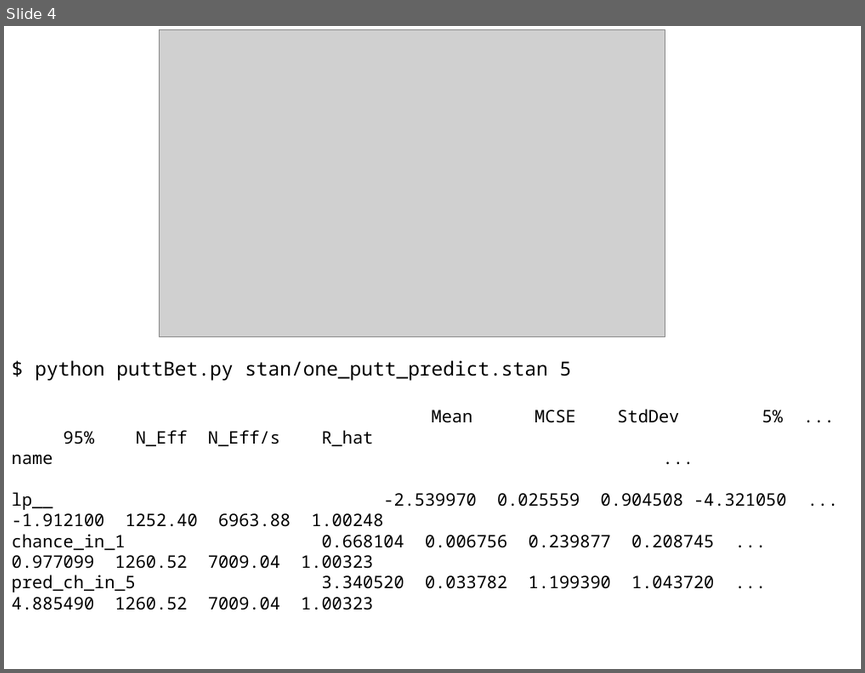
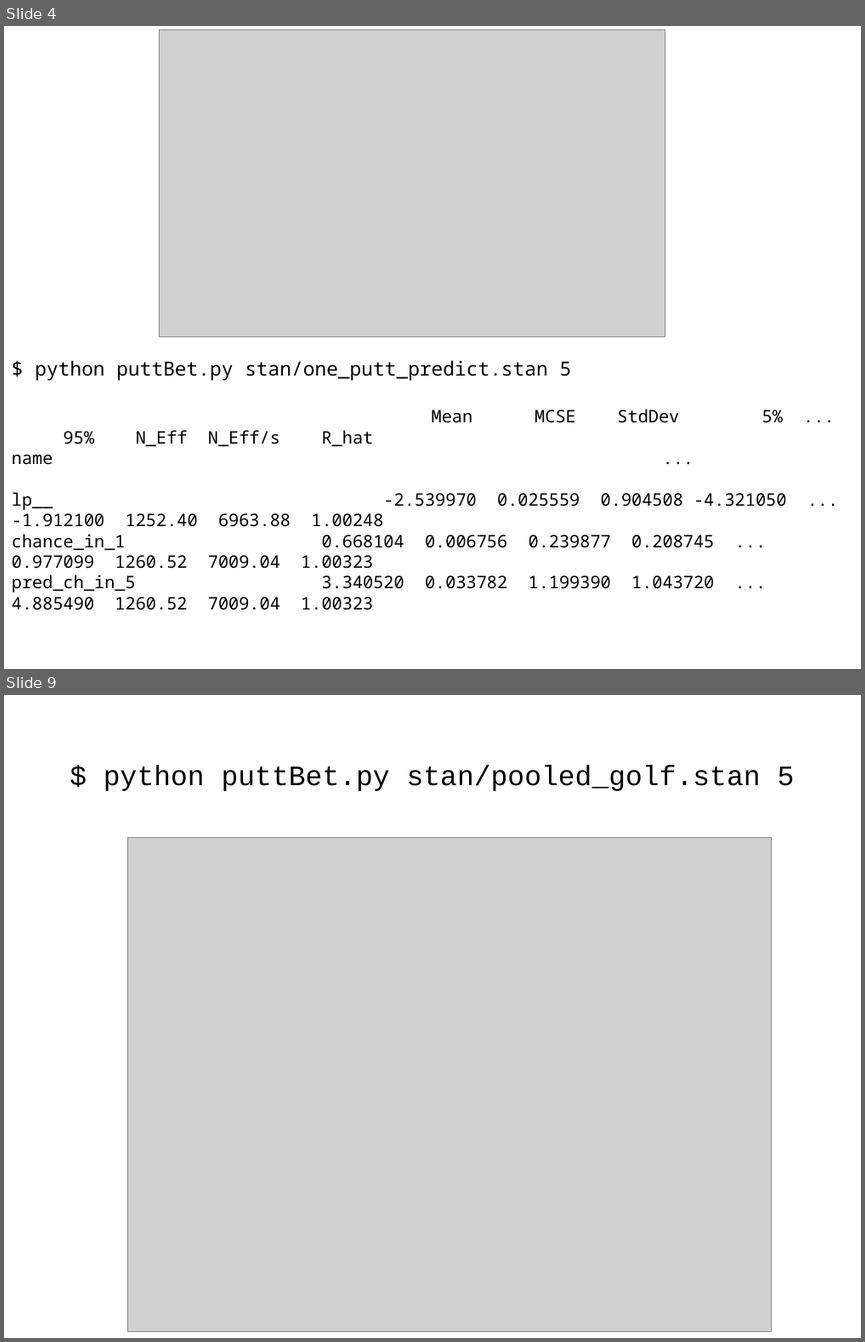
Before and after one commit to breckbaldwin/StanIsThePlanDist, a slide deck: slides/StanIsThePlanPyData2.odp. Shown one above the other, each under a label of ours: slide 4 before the commit, slides 4 and 9 after it; the slides between them are not shown. The pictures are 865x673 and 865x1342 pixels, drawn with LibreOffice and Linux fonts; fonts in the diff are those of the drawing; grey boxes stand for pictures. Boxes give left, top, right and bottom in pixels: in the first picture for what was removed or moved away, otherwise in the second. Text is boxed around its words. In the diff, an @@ line names an element or a change of style, - is before the commit and + after.

```diff
--- a/slides/StanIsThePlanPyData2.odp
+++ b/slides/StanIsThePlanPyData2.odp
@@ slide 9 added at [4,695,861,1338], background #FFFFFF @@
@@ title added at [103,765,794,791], 26 pt, text #000000 @@
+$ python puttBet.py stan/pooled_golf.stan 5
@@ picture added at [127,837,772,1331] @@
```
Also in this commit, not shown: 17 other slides added, 1 slide removed, 6 other files.
